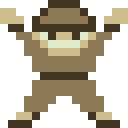
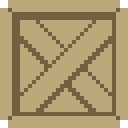
Revision of a layered 128x128 image; what changed, layer by layer:
added layer "Layer 3 copy" above "Layer 3" over bbox(0, 0, 128, 128)
hid "Layer 10" over bbox(0, 0, 128, 128)
